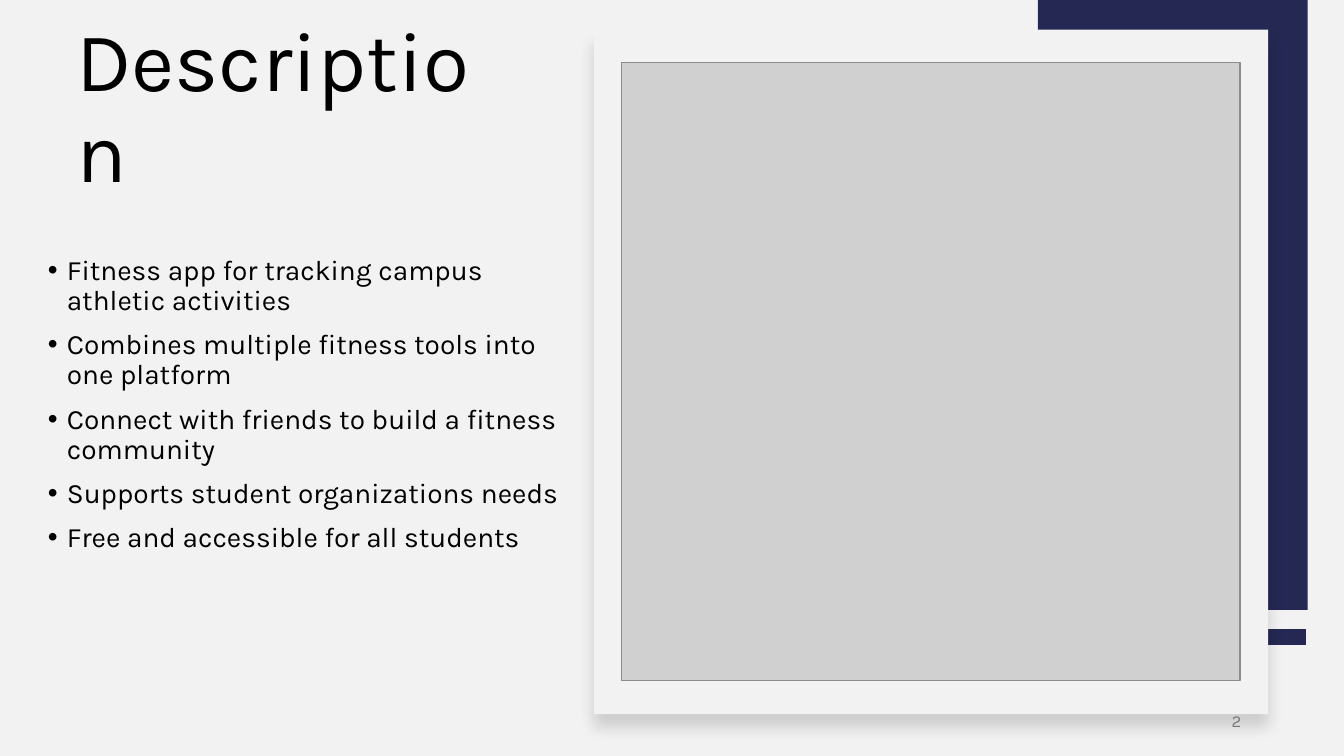
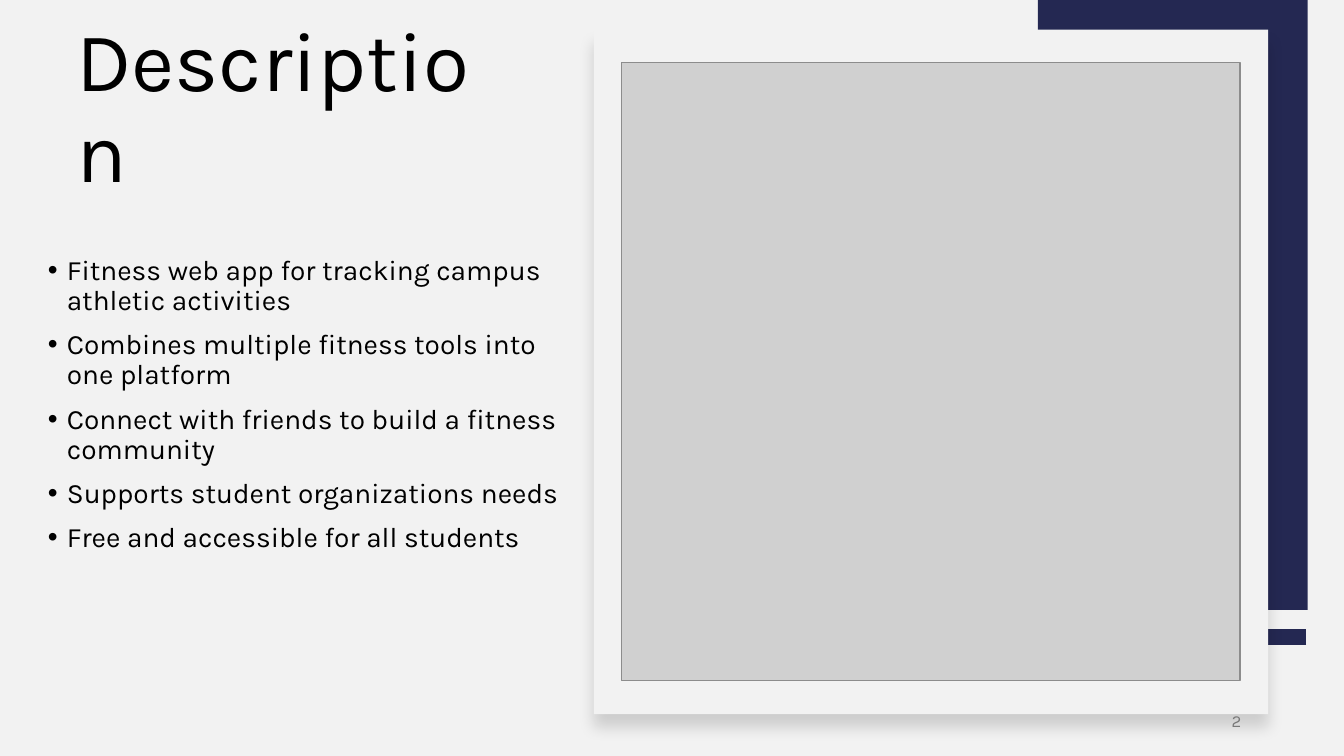
Before and after one commit to jjdeuce06/VulcanActivityTracker, a slide deck: slide 2 of Documentation/FinalPresentation/VulcanActivityTracker-Group2.pptx. Drawn at 1344x756 pixels with LibreOffice and Linux fonts; fonts in the diff are those of the drawing; grey boxes stand for pictures. Boxes give left, top, right and bottom in pixels: in the first picture for what was removed or moved away, otherwise in the second. Text is boxed around its words. In the diff, an @@ line names an element or a change of style, - is before the commit and + after.

```diff
--- a/Documentation/FinalPresentation/VulcanActivityTracker-Group2.pptx
+++ b/Documentation/FinalPresentation/VulcanActivityTracker-Group2.pptx
@@ text at (67,260,540,311): text changed @@
-• Fitness app for tracking campus athletic activities
+• Fitness web app for tracking campus athletic activities
```
Also in this commit, not shown: 2 other slides changed.
